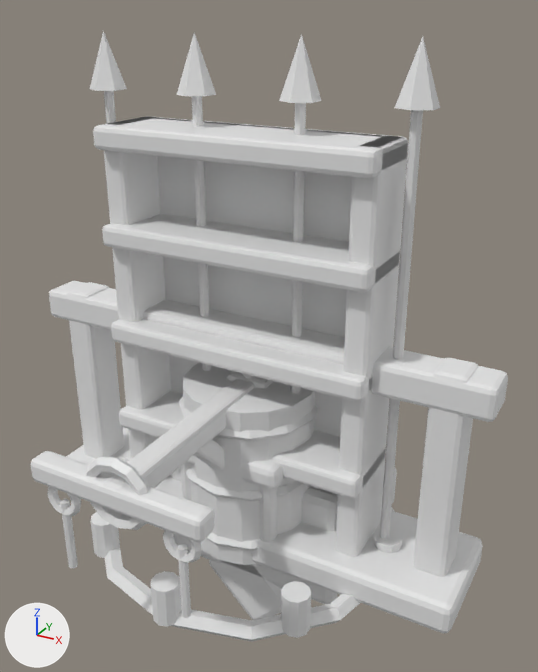
Two versions of the glTF model godot/assets/architecture/architecture_detail_kit_v1.glb, one commit apart.
Rendered twice from a 50 mm lens placed at (2.5, -4.25, 3.81), pointed at (0.13, 0.06, 1.66). The lights are fixed; the arrows at lower left show +X, +Y and +Z. The picture after the commit comes second.

Objects in the first picture: 'CastleChandelier', 'CastleWeaponRack', 'FurnitureBarrel', 'FurnitureBookshelf', 'FurnitureChair', 'HouseSignBoard', 'HouseSignBracket'.
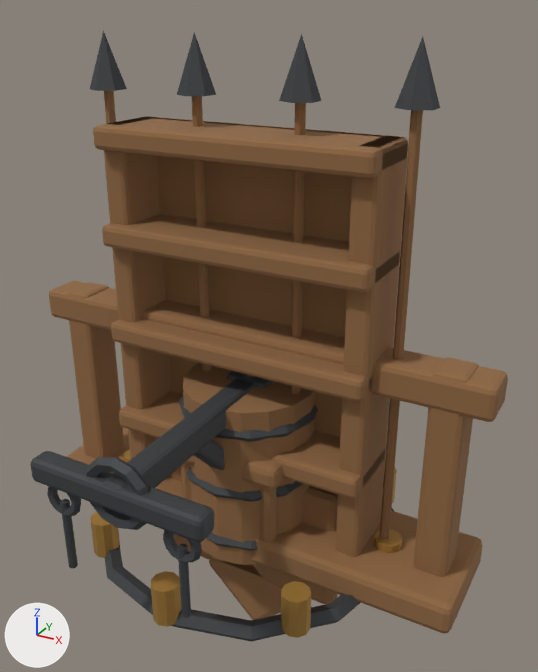
Location of each change, (x1, y1, x2, y2) in pixels of the pictures (538 x 672 px):
'FurnitureBookshelf', recoloured (white to brown): (93, 116, 408, 557) in both
'CastleWeaponRack', recoloured (white to brown): (49, 31, 508, 633) in both
'HouseSignBracket', recoloured (white to dark grey): (30, 371, 273, 618) in both
'FurnitureBarrel', recoloured (white to brown): (179, 363, 318, 565) in both
'CastleChandelier', recoloured: (91, 374, 402, 642) in both
'HouseSignBoard', recoloured (white to brown): (170, 466, 338, 620) in both
'FurnitureChair', recoloured (white to brown): (181, 455, 285, 567) in both

The change, as a list of edits to the scene's bpy script:
```text
Change mat_blackened_iron:
    mat_blackened_iron.base_color: (0.8, 0.8, 0.8) -> (0.055, 0.06, 0.065)  # white #e7e7e7 -> dark grey #424548
Change mat_aged_oak:
    mat_aged_oak.base_color: (0.8, 0.8, 0.8) -> (0.28, 0.14, 0.055)  # white #e7e7e7 -> brown #906942
Change mat_old_brass:
    mat_old_brass.base_color: (0.8, 0.8, 0.8) -> (0.45, 0.25, 0.055)  # white #e7e7e7 -> orange #b38942
```
